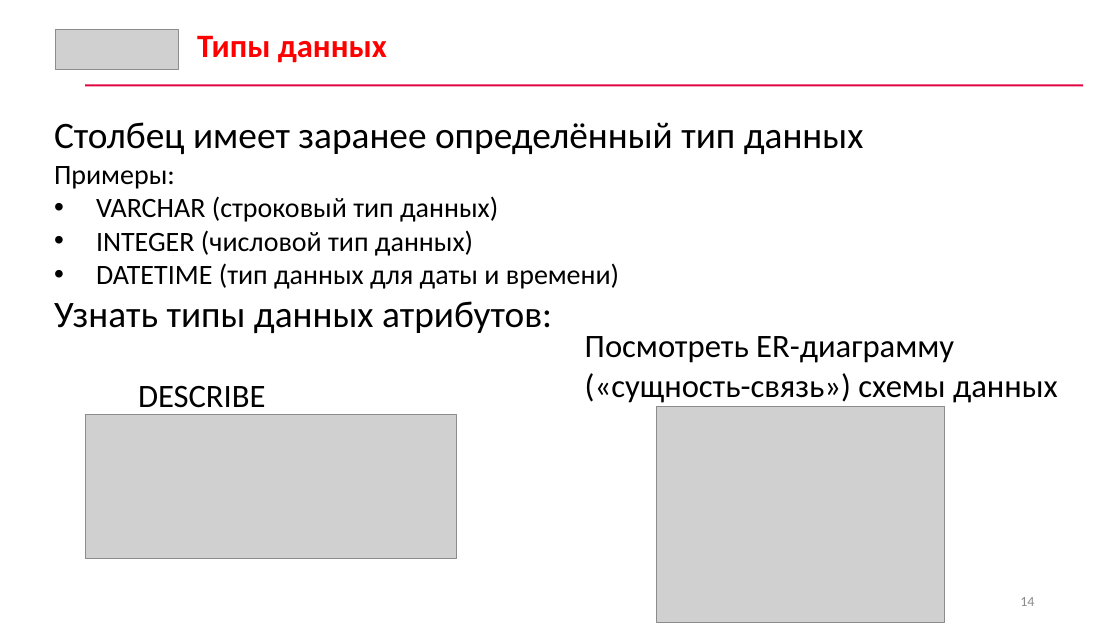
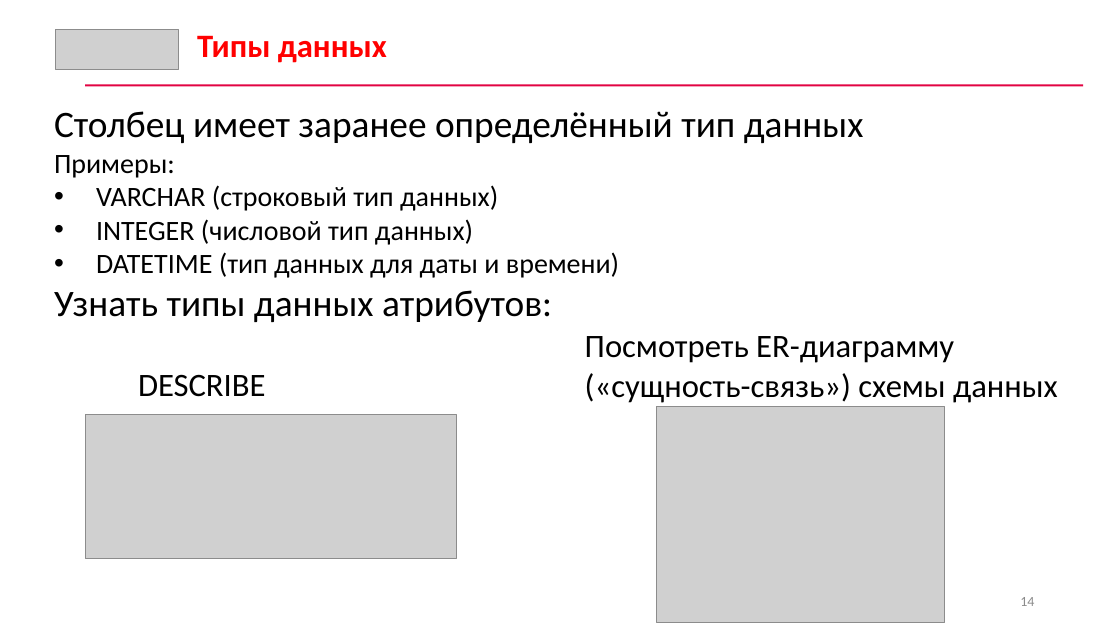
Before and after one commit to CyberLympha/data-analyze-for-cybersecurity, a slide deck: slide 14 of Лекции/3/Лекция 3 Методы хранения и анализа информации.pptx. Drawn at 1120x630 pixels with LibreOffice and Linux fonts; fonts in the diff are those of the drawing; grey boxes stand for pictures. Boxes give left, top, right and bottom in pixels: in the first picture for what was removed or moved away, otherwise in the second. Text is boxed around its words. In the diff, an @@ line names an element or a change of style, - is before the commit and + after.

```diff
--- a/Лекции/3/Лекция 3 Методы хранения и анализа информации.pptx
+++ b/Лекции/3/Лекция 3 Методы хранения и анализа информации.pptx
@@ text "Столбец имеет заранее определённый тип ..." rewrapped from box(54, 122, 864, 415) to box(54, 111, 864, 397) @@
```
Also in this commit, not shown: 7 other slides changed, 1 other file.
